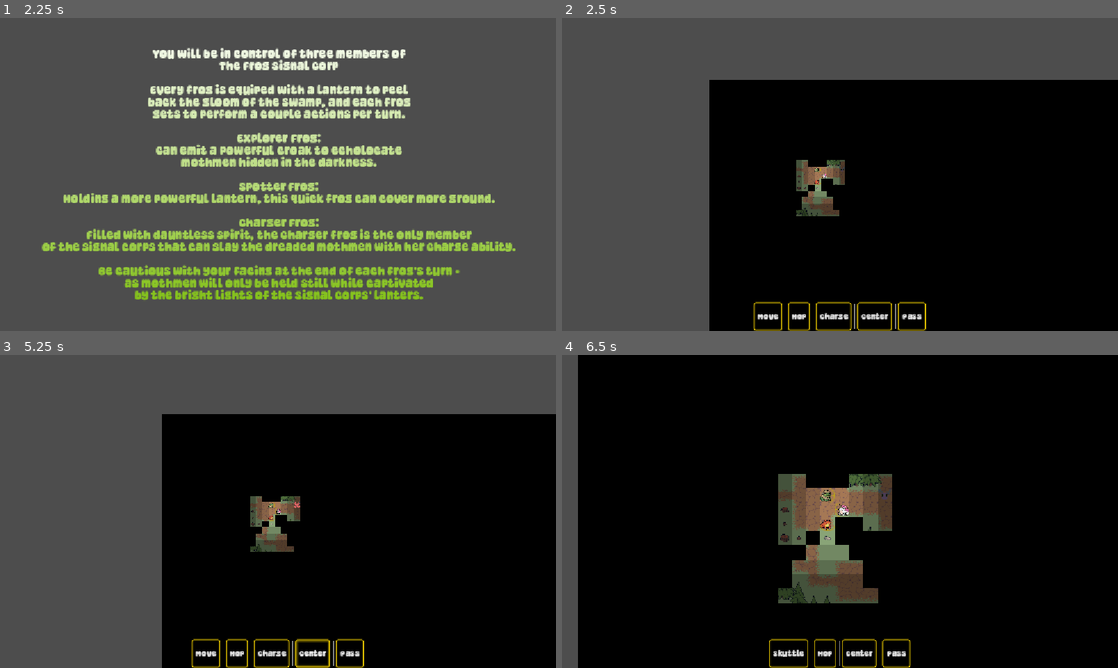
Above: before the commit, frames 1-4 (two rows, left to right).
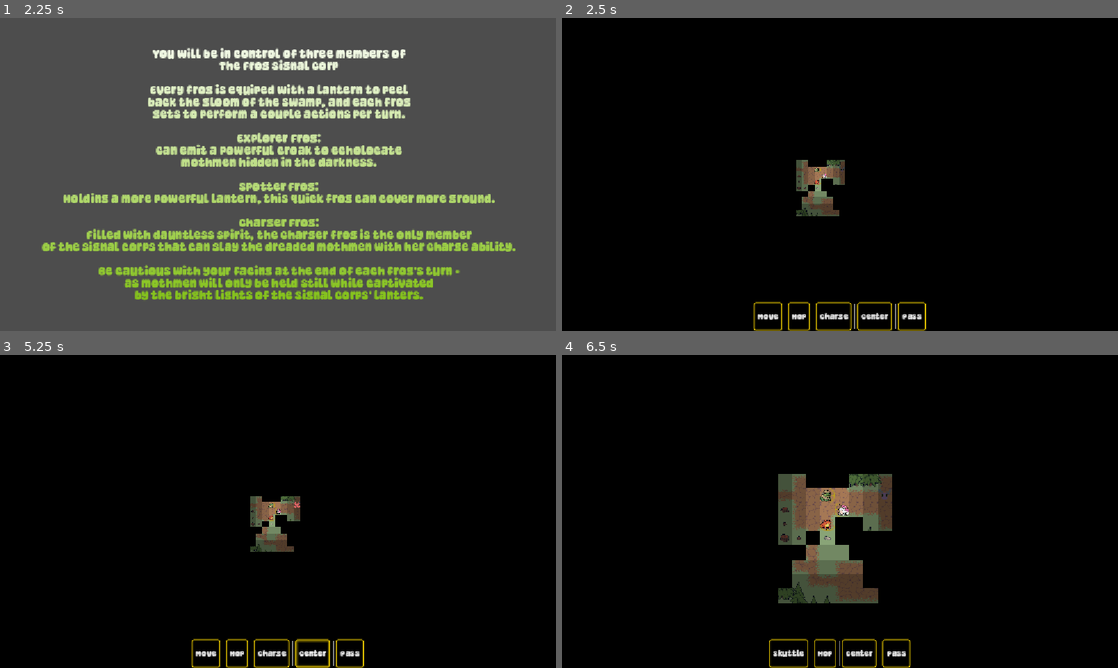
Above: after the commit, the same moments.

Repository: Habidakus/wild-jam-98-signal
Game: Godot game, scene res://scenes/main.tscn
Two runs of this game, one before a commit and one after it. Both use one fixed random seed, a clock stepped at 60 frames per second and the inputs below.
Inputs (mouse positions are in pixels of both pictures, inside the frame that each line leads up to):
- Up to frame 1 (2.25 s): tap Enter at 0.5 s; move the mouse to (400, 158) at 0.52 s; click (400, 158) at 0.67 s; click "Play" at 1.25 s; tap Space at 2 s; move the mouse to (166, 190) at 2.02 s; click (166, 190) at 2.17 s
- Up to frame 2 (2.5 s): no input
- Up to frame 3 (5.25 s): click "Move" at 2.75 s; click "Hop" at 3.5 s; click "Charge" at 4.25 s; click "Center" at 5 s
- Up to frame 4 (6.5 s): click "Pass" at 5.75 s

Frame 1 is identical in both runs. In frame 2, 41% of the frame differs, in the area x 0-100%, y 0-100%; in frame 3, 43%; in frame 4, 2.9%.

Commit message:
Extended fog-of-war gloom such that we shouldn't ever see it when we zoom out

Diff:
--- a/scenes/sms_play.tscn
+++ b/scenes/sms_play.tscn
@@ -14,6 +14,17 @@
 grow_vertical = 2
 script = ExtResource("1_yc7cj")
 metadata/_custom_type_script = "uid://bbl41p6swfbs4"
+
+[node name="Background" type="ColorRect" parent="." unique_id=1163700612]
+unique_name_in_owner = true
+z_index = -2
+custom_minimum_size = Vector2(6000, 6000)
+layout_mode = 0
+offset_left = -2000.0
+offset_top = -2000.0
+offset_right = 4000.0
+offset_bottom = 4000.0
+color = Color(0, 0, 0, 1)
 
 [node name="Camera2D" type="Camera2D" parent="." unique_id=1660944806]
 unique_name_in_owner = true
--- a/scripts/sms_play.gd
+++ b/scripts/sms_play.gd
@@ -742,7 +742,7 @@
 			mouse_pressed = false
 	if mouse_pressed:
 		var hover_control: Control = get_viewport().gui_get_hovered_control()
-		if hover_control != self and hover_control != _target_instance:
+		if hover_control != self and hover_control != _target_instance and hover_control != %Background:
 			# Don't intercept mouse presses over valid buttons
 			mouse_pressed = false
 	if _selected_ability == null:
@@ -1097,8 +1097,8 @@
 			var unit_light_range: int = illumination.ability_range
 			var unit_facing: Vector2i = entry[1]
 			_generate_light_cones(unit_map_loc, unit_light_range, unit_facing, light_cones)
-	for x in range(-5, _max_x + 5):
-		for y in range(-5, _max_y + 5):
+	for x in range(-1, _max_x + 1):
+		for y in range(-1, _max_y + 1):
 			var coord: int = x * _max_y + y
 			var map_loc: Vector2i = Vector2i(x, y)
 			if light_cones.has(coord):
